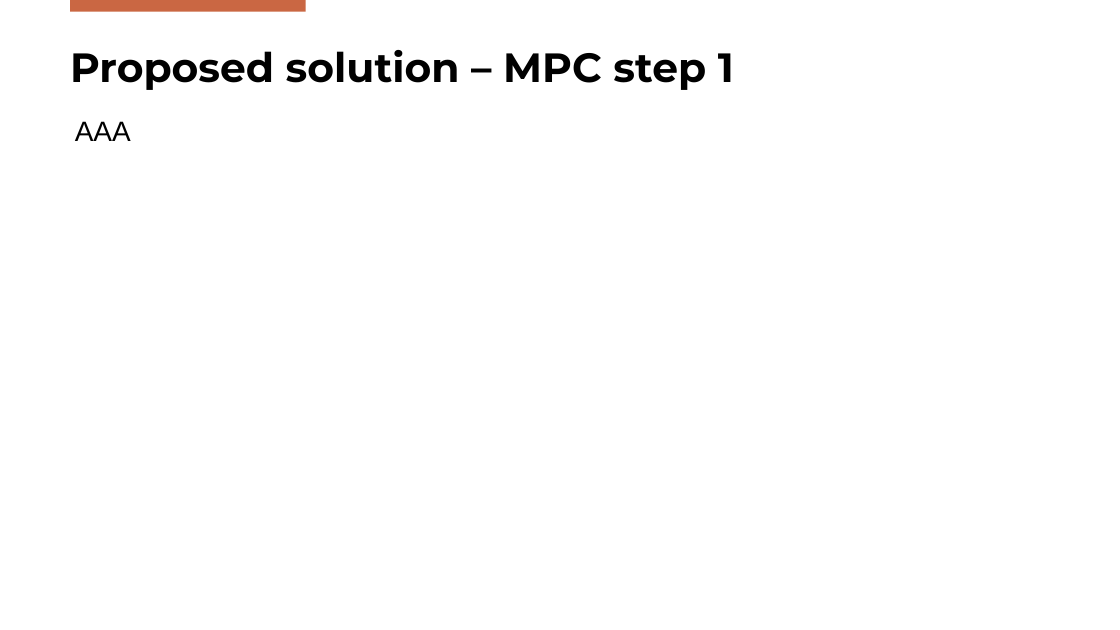
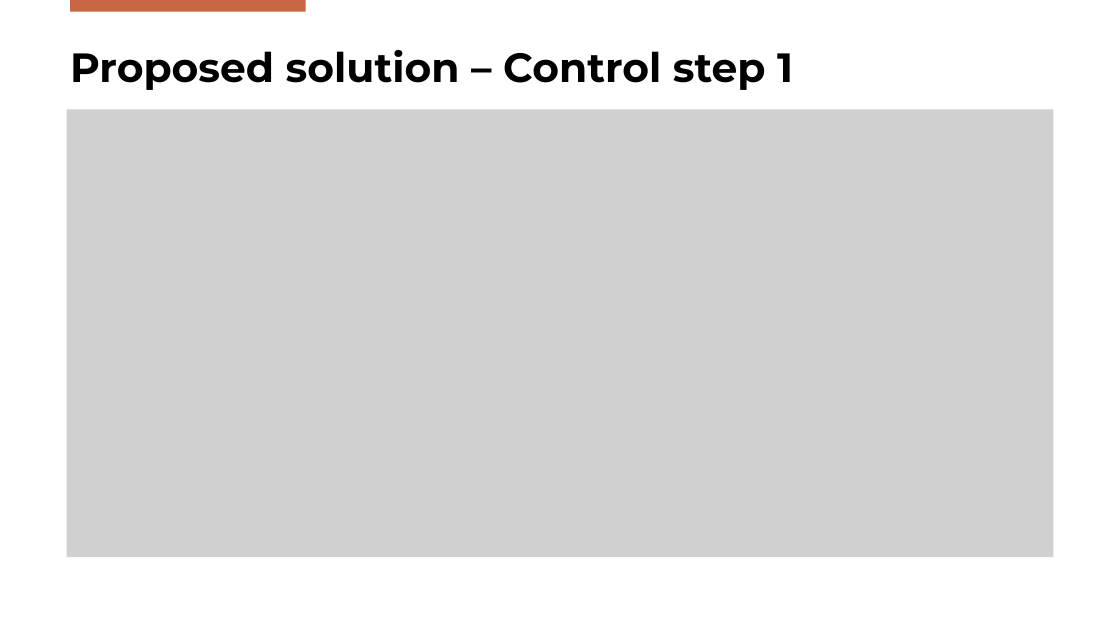
Before and after one commit to Gabriele-Mazzoleni/Progetto_ALES_aa_2025_2026, a slide deck: slide 11 of SPC_Presentation.pptx (slide 10 before the commit). Drawn at 1120x630 pixels with LibreOffice and Linux fonts; fonts in the diff are those of the drawing; grey boxes stand for pictures; background and template pictures are left out. Boxes give left, top, right and bottom in pixels: in the first picture for what was removed or moved away, otherwise in the second. Text is boxed around its words. In the diff, an @@ line names an element or a change of style, - is before the commit and + after.

Commit message:
Completed "proposed solution" part of presentation

```diff
--- a/SPC_Presentation.pptx
+++ b/SPC_Presentation.pptx
@@ title at (70,50,793,90): text changed @@
-Proposed solution – MPC step 1
+Proposed solution – Control step 1
@@ picture added at (66,109,1054,557) @@
@@ text removed at (75,121,131,141) @@
-AAA
```
Also in this commit, not shown: 2 other slides changed, 1 slide added, 1 slide removed, 1 other file.
